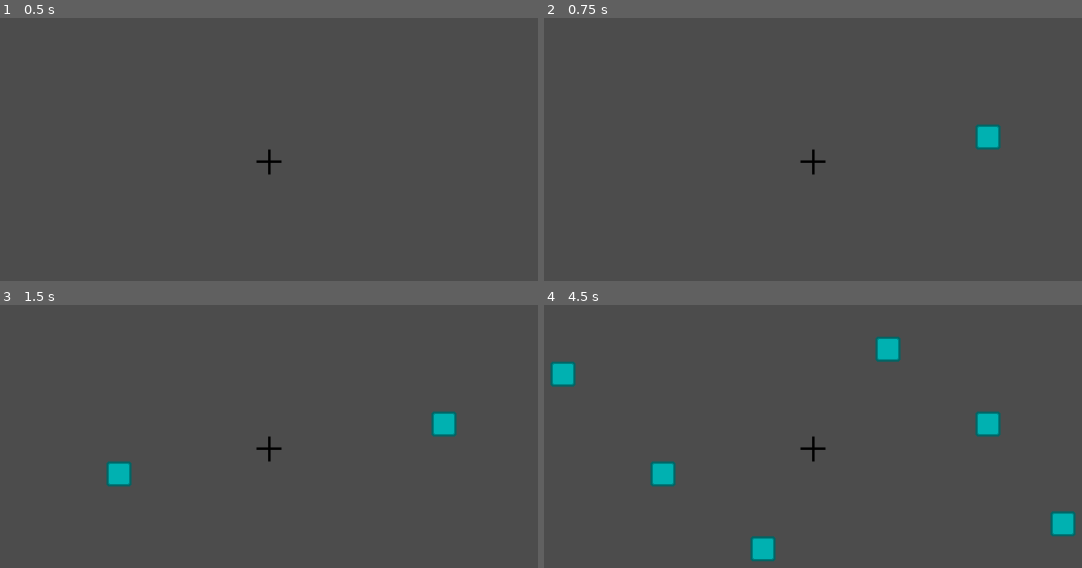
Above: before the commit, frames 1-4 (two rows, left to right).
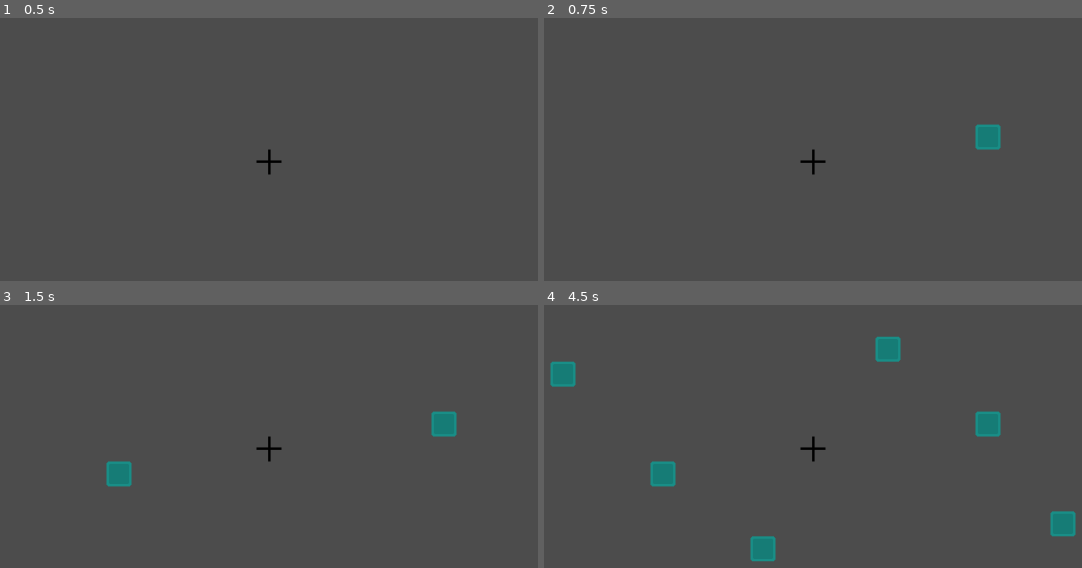
Above: after the commit, the same moments.

Repository: hackervole/Godot-GOL
Game: Godot game, scene res://Main.tscn
Same seed, same stepped clock (60 frames per second), same inputs: the game is played once before the commit and once after it.
Inputs (mouse positions are in pixels of both pictures, inside the frame that each line leads up to):
- Up to frame 1 (0.5 s): no input
- Up to frame 2 (0.75 s): tap Enter (ui_accept) at 0.5 s; move the mouse to (990, 138) at 0.52 s; click (990, 138) at 0.67 s
- Up to frame 3 (1.5 s): tap Enter (ui_accept) at 0.77, 1.25 s; move the mouse to (107, 473) at 1.27 s; click (107, 473) at 1.42 s
- Up to frame 4 (4.5 s): tap Enter (ui_accept) at 1.52, 2, 2.75, 3.02, 3.5, 3.77, 4.25 s; move the mouse to (893, 347) at 2.02 s; click (893, 347) at 2.17 s; move the mouse to (775, 541) at 2.77 s; click (775, 541) at 2.92 s; move the mouse to (1055, 518) at 3.52 s; click (1055, 518) at 3.67 s; move the mouse to (570, 378) at 4.27 s; click (570, 378) at 4.42 s

Frame 1 is identical in both runs. In frame 2, 0.4% of the frame differs, in the area x 80-85%, y 40-50%; in frame 3, 0.7%; in frame 4, 2.2%, in the area x 1-99%, y 12-98%.

Commit message:
Tweak cell colors
Tweak the cell texture/color so that dead cells blend into the
background a bit better. Also set the live cell color to be
bluish-green, because who doesn't love green?

Diff:
--- a/Main.gd
+++ b/Main.gd
@@ -103,7 +103,7 @@
 # Sets cell colors based on current state
 func colorize_cells() -> void:
 	for key in cells.keys():
-		cells[key].modulate = Color.aqua if grids[STATE_NOW][key] else Color.gray
+		cells[key].modulate = Color.lightseagreen if grids[STATE_NOW][key] else Color.dimgray
 
 #
 ## UI Handling
Binary file changed: images/CellSprite.png
